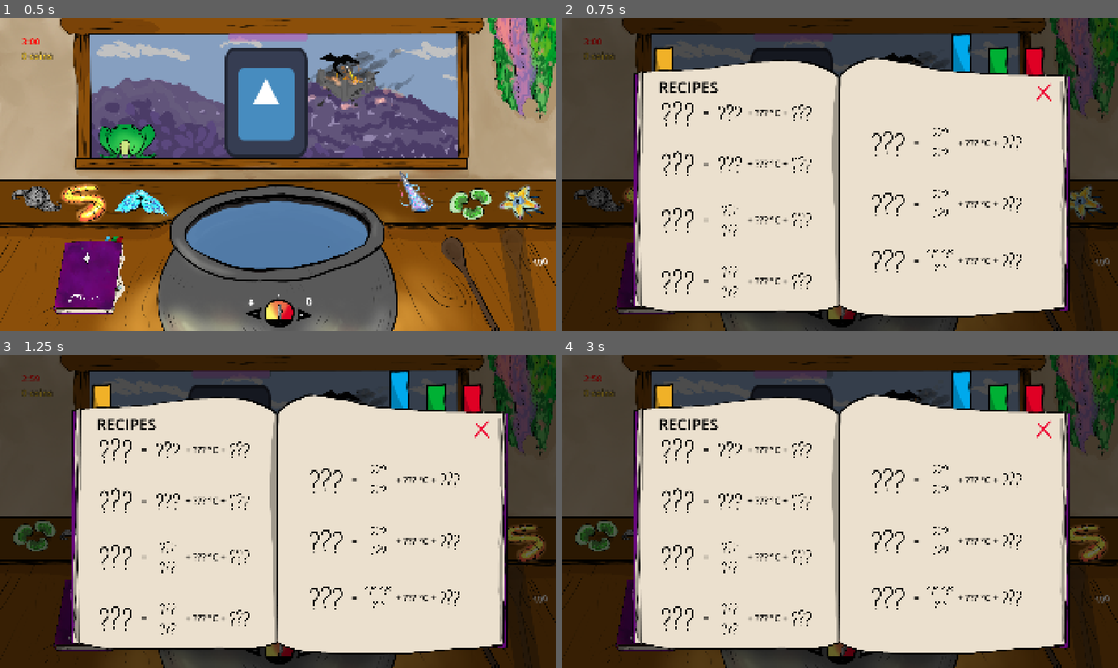
Above: before the commit, frames 1-4 (two rows, left to right).
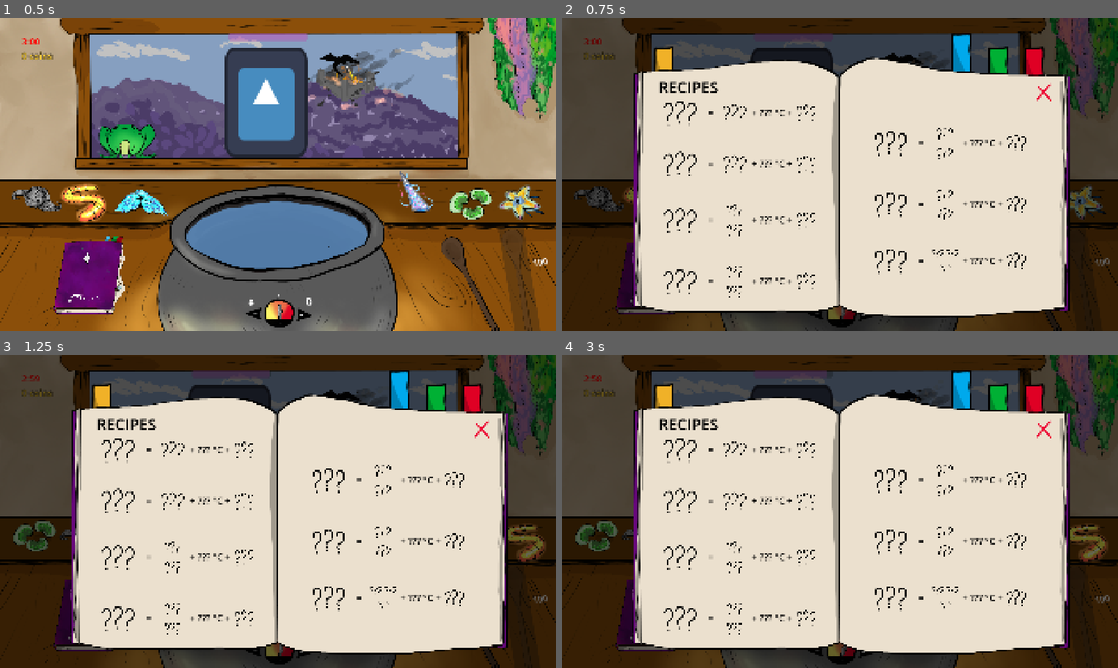
Above: after the commit, the same moments.

Repository: Eko199/Sugaming-Game-Jam-2026
Game: Godot game, scene res://main.tscn
Two runs of this game, one before a commit and one after it. Both use one fixed random seed, a clock stepped at 60 frames per second and the inputs below. The engine's default icon, where the game draws it, is replaced by a stand-in: a white triangle on a blue panel in a dark square.
Inputs (mouse positions are in pixels of both pictures, inside the frame that each line leads up to):
- Up to frame 1 (0.5 s): no input
- Up to frame 2 (0.75 s): tap Enter at 0.5 s; move the mouse to (962, 158) at 0.52 s; hold D (temp_up) from 0.53 s (still down); hold Space (open_book) from 0.53 s (still down); click (962, 158) at 0.67 s
- Up to frame 3 (1.25 s): keep holding D (temp_up); keep holding Space (open_book)
- Up to frame 4 (3 s): release D (temp_up) at 1.25 s; release Space (open_book) at 1.25 s; click (1034, 411) at 1.25 s; click (1001, 411) at 2 s; click (962, 411) at 2.75 s

Frame 1 is identical in both runs. In frame 2, 2.9% of the frame differs, in the area x 18-84%, y 26-90%; in frame 3, 2.9%; in frame 4, 2.9%.

Commit message:
Small fixes

Diff:
--- a/potion_making/spoon.gd
+++ b/potion_making/spoon.gd
@@ -37,6 +37,8 @@
 	mouse_default_cursor_shape = CURSOR_POINTING_HAND if has_ingredients else CURSOR_FORBIDDEN
 
 func _update_spoon_upgrade(_money = null) -> void:
+	if level > len(Cons.SPOON_UPGRADES_PRICE):
+		return
 	var price: int = Cons.SPOON_UPGRADES_PRICE[level - 1]
 	upgrade.disabled = Utility.scene.money < price
 	upgrade.mouse_default_cursor_shape = CURSOR_POINTING_HAND if not upgrade.disabled else CURSOR_FORBIDDEN
@@ -81,7 +83,7 @@
 	Utility.scene.money -= price
 	Event.money_changed.emit(Utility.scene.money)
 
-	if level == 3:
+	if level > len(Cons.SPOON_UPGRADES_PRICE):
 		upgrade.visible = false
 	else:
 		upgrade.get_child(0).text = "%s" % Cons.SPOON_UPGRADES_PRICE[level - 1]
--- a/ui/recipe.tscn
+++ b/ui/recipe.tscn
@@ -17,7 +17,7 @@
 script = ExtResource("1_0eddh")
 
 [node name="Potion" type="Label" parent="." unique_id=1448181069]
-custom_minimum_size = Vector2(200, 0)
+custom_minimum_size = Vector2(220, 0)
 layout_mode = 2
 size_flags_horizontal = 3
 label_settings = SubResource("LabelSettings_7upsp")
